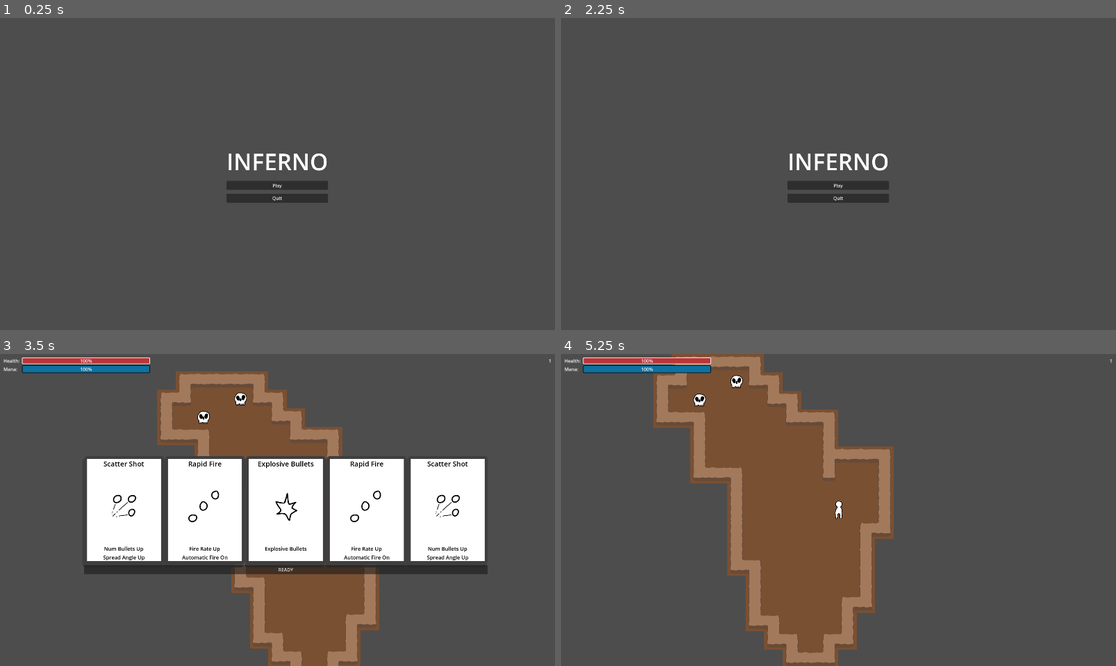
Above: before the commit, frames 1-4 (two rows, left to right).
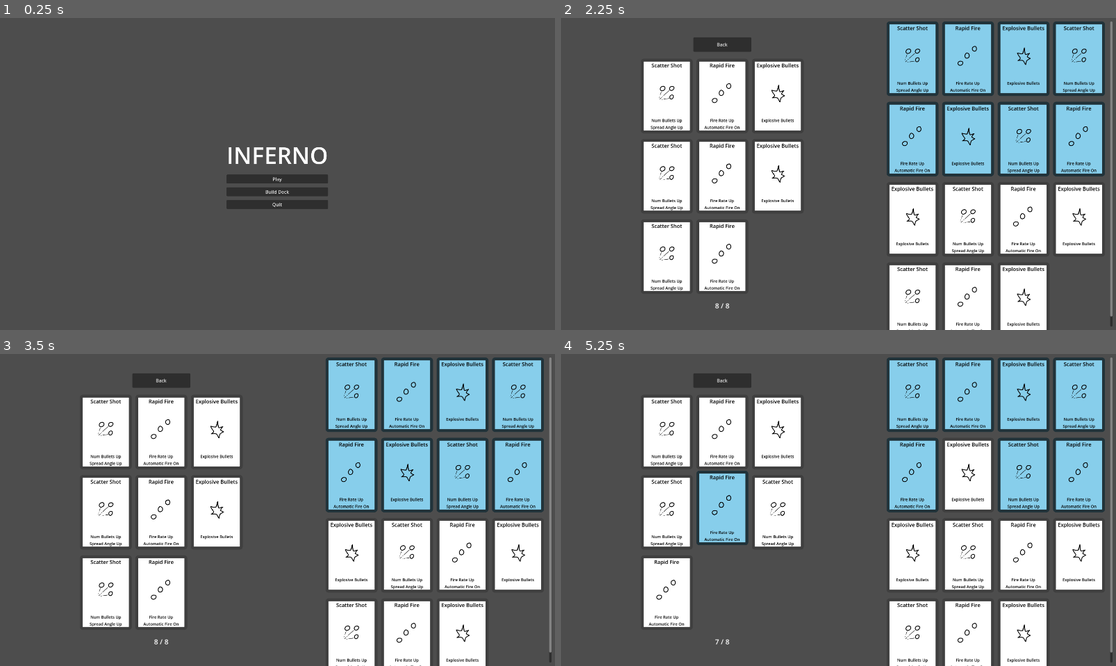
Above: after the commit, the same moments.

Repository: wpuerner/inferno
Game: Godot game, scene res://scenes/main_menu.tscn
The game is run twice, just before and just after one commit, with the same random seed, the same clock (stepped at 60 frames per second) and the same inputs.
Inputs (mouse positions are in pixels of both pictures, inside the frame that each line leads up to):
- Up to frame 1 (0.25 s): no input
- Up to frame 2 (2.25 s): click (838, 192) at 0.5 s, where only the run after the commit has a clickable "Build Deck"; click (721, 46) at 1.25 s, where only the run after the commit has a clickable "Back"; click (838, 192) at 2 s, where only the run after the commit has a clickable "Build Deck"
- Up to frame 3 (3.5 s): click (277, 522) at 2.75 s, where only the run before the commit has a clickable "Play"
- Up to frame 4 (5.25 s): click (849, 569) at 3.5 s, where only the run before the commit has a clickable "READY"; tap Enter at 4.25 s; move the mouse to (960, 494) at 4.27 s; press the mouse at (960, 494) at 4.28 s; hold D (move_right) 4.28-5.03 s; move the mouse to (727, 525) at 5.02 s; release the mouse at (727, 525) at 5.03 s; hold S (move_down) from 5.03 s (still down); click (727, 525) at 5.1 s

The runs differ from the first frame. In frame 1, 1.9% of the frame differs, in the area x 40-60%, y 41-62%; in frame 2, 46%; in frame 3, 57%; in frame 4, 62%, in the area x 0-100%, y 0-100%.

Commit message:
add deck selector to choose which cards to take

Diff:
--- a/menu_handler.gd
+++ /dev/null
@@ -1,11 +0,0 @@
-extends Node
-
-func activate_menu():
-	var main = get_node("/root/Main")
-	if is_instance_valid(main): main.queue_free()
-	get_tree().root.add_child(preload("res://scenes/main_menu.tscn").instantiate())
-
-func activate_game():
-	var menu = get_node("/root/MainMenu")
-	if is_instance_valid(menu): menu.queue_free()
-	get_tree().root.add_child(preload("res://scenes/main.tscn").instantiate())
--- a/project.godot
+++ b/project.godot
@@ -18,7 +18,8 @@
 [autoload]
 
 EventBus="*res://event_bus.gd"
-MenuHandler="*res://menu_handler.gd"
+MenuHandler="*res://scenes/handlers/menu_handler.gd"
+RunePool="*res://scenes/handlers/rune_pool.gd"
 
 [debug]
 
--- a/scenes/environment/level/level.tscn
+++ b/scenes/environment/level/level.tscn
@@ -626,7 +626,7 @@
 layer_1/name = "floors"
 layer_1/z_index = -1
 layer_1/navigation_enabled = false
-layer_1/tile_data = PackedInt32Array(393219, 2, 1, 458756, 131074, 3, 458757, 131074, 3, 458758, 131074, 3, 458759, 131074, 3, 458760, 131074, 3, 458761, 131074, 3, 458762, 131074, 3, 458763, 131074, 3, 458764, 196610, 2, 458755, 65538, 2, 393228, 2, 1, 327692, 2, 1, 262156, 2, 1, 196620, 2, 1, 131084, 196610, 0, 131083, 131074, 3, 131082, 131074, 3, 131081, 131074, 3, 131080, 131074, 3, 131079, 131074, 3, 131078, 131074, 3, 131077, 131074, 3, 131076, 131074, 3, 131075, 65538, 0, 196611, 2, 1, 262147, 2, 1, 327683, 2, 1)
+layer_1/tile_data = PackedInt32Array()
 
 [node name="NavigationRegion2D" type="NavigationRegion2D" parent="."]
 navigation_polygon = SubResource("NavigationPolygon_lxs8k")
--- a/scenes/handlers/deck_handler.gd
+++ b/scenes/handlers/deck_handler.gd
@@ -2,14 +2,10 @@
 
 @onready var event_bus: Node = get_node("/root/EventBus")
 @onready var main: Node = get_node("/root/Main")
+@onready var rune_pool: Node = get_node("/root/RunePool")
 @onready var hand_control: Control = main.find_child("Hand")
 @onready var hand_container: Control = main.find_child("HandContainer")
 
-var rune_scene_paths: PackedStringArray = [
-	"res://scenes/runes/scatter_shot/scatter_shot.tscn",
-	"res://scenes/runes/rapid_fire/rapid_fire.tscn",
-	"res://scenes/runes/explosive/explosive.tscn"
-]
 var hand: Array[Rune]
 var selected_runes: Array[Rune]
 var deck: Array[Rune]
@@ -18,14 +14,7 @@
 func _ready():
 	event_bus.game_restarted.connect(_shuffle)
 	event_bus.pre_level_started.connect(_open_hand)
-	_generate_deck()
-
-func _generate_deck():
-	for i in 10:
-		var rune_scene_path = rune_scene_paths[i % 3]
-		var rune = load(rune_scene_path).instantiate()
-		add_child(rune)
-		deck.append(rune)
+	deck = rune_pool.get_deck()
 	_shuffle()
 
 func _shuffle():
@@ -37,12 +26,13 @@
 	for i in 5:
 		if deck.is_empty(): _shuffle()
 		var rune = deck.pop_back()
+		if rune == null: break
 		hand.append(rune)
 		var rune_card = preload("res://scenes/runes/rune_card/rune_card.tscn").instantiate()
-		hand_control.add_child(rune_card)
 		rune_card.selection_state_changed.connect(_change_rune_selection_state)
 		rune_card.rune = rune
-		hand_container.visible = true
+		hand_control.add_child(rune_card)
+	hand_container.visible = true
 
 func _on_button_pressed():
 	_activate_hand()
--- /dev/null
+++ b/scenes/handlers/menu_handler.gd
@@ -0,0 +1,20 @@
+extends Node
+
+func activate_menu():
+	var current_node: Node
+	if has_node("/root/Main"):
+		current_node = get_node("/root/Main")
+	elif has_node("/root/DeckSelector"):
+		current_node = get_node("/root/DeckSelector")
+	current_node.queue_free()
+	get_tree().root.add_child(preload("res://scenes/main_menu.tscn").instantiate())
+
+func activate_game():
+	var menu = get_node("/root/MainMenu")
+	if is_instance_valid(menu): menu.queue_free()
+	get_tree().root.add_child(preload("res://scenes/main.tscn").instantiate())
+
+func activate_deck_selector():
+	var menu = get_node("/root/MainMenu")
+	if is_instance_valid(menu): menu.queue_free()
+	get_tree().root.add_child(preload("res://scenes/menu/deck_selector/deck_selector.tscn").instantiate())
--- /dev/null
+++ b/scenes/handlers/rune_pool.gd
@@ -0,0 +1,27 @@
+extends Node
+
+var rune_scene_paths: PackedStringArray = [
+	"res://scenes/runes/scatter_shot/scatter_shot.tscn",
+	"res://scenes/runes/rapid_fire/rapid_fire.tscn",
+	"res://scenes/runes/explosive/explosive.tscn"
+]
+
+func _ready():
+	_generate_rune_pool()
+
+func _generate_rune_pool():
+	for i in 15:
+		var rune_scene_path = rune_scene_paths[i % 3]
+		var rune = load(rune_scene_path).instantiate()
+		if get_child_count() < 8: rune.is_in_deck = true
+		add_child(rune)
+
+func get_deck() -> Array[Rune]:
+	var runes: Array[Rune] = []
+	for rune in get_children():
+		if rune.is_in_deck:
+			runes.append(rune)
+	return runes
+
+func get_runes():
+	return get_children()
--- a/scenes/main_menu.tscn
+++ b/scenes/main_menu.tscn
@@ -10,6 +10,9 @@
 
 func _on_quit_button_pressed():
 	get_tree().quit()
+
+func _on_deck_selector_button_pressed():
+	menu_handler.activate_deck_selector()
 "
 
 [node name="MainMenu" type="Node"]
@@ -36,9 +39,14 @@
 layout_mode = 2
 text = "Play"
 
+[node name="DeckSelectorButton" type="Button" parent="CenterContainer/VBoxContainer"]
+layout_mode = 2
+text = "Build Deck"
+
 [node name="QuitButton" type="Button" parent="CenterContainer/VBoxContainer"]
 layout_mode = 2
 text = "Quit"
 
 [connection signal="pressed" from="CenterContainer/VBoxContainer/PlayButton" to="." method="_on_play_button_pressed"]
+[connection signal="pressed" from="CenterContainer/VBoxContainer/DeckSelectorButton" to="." method="_on_deck_selector_button_pressed"]
 [connection signal="pressed" from="CenterContainer/VBoxContainer/QuitButton" to="." method="_on_quit_button_pressed"]
--- /dev/null
+++ b/scenes/menu/deck_selector/deck_selector.gd
@@ -0,0 +1,50 @@
+extends Node
+
+@onready var menu_handler: Node = get_node("/root/MenuHandler")
+@onready var rune_pool: Node = get_node("/root/RunePool")
+@onready var runes = rune_pool.get_runes()
+@onready var deck_control: Control = find_child("Deck")
+@onready var rune_pool_control: Control = find_child("RunePool")
+@onready var rune_count_label: Label = find_child("RuneCountLabel")
+
+var rune_to_pool_map = {}
+var rune_to_deck_map = {}
+var max_rune_count: int = 8
+
+func _ready():
+	for rune in runes:
+		var rune_card: Control = preload("res://scenes/runes/rune_card/rune_card.tscn").instantiate()
+		rune_card.rune = rune
+		rune_to_pool_map[rune] = rune_card
+		rune_card.selection_state_changed.connect(_handle_rune_pool_selection)
+		rune_pool_control.add_child(rune_card)
+		if rune.is_in_deck:
+			rune_card.is_selected = true
+			_add_rune_to_deck(rune)
+
+func _handle_rune_pool_selection(rune: Rune, selected):
+	if selected and deck_control.get_child_count() >= max_rune_count:
+		rune_to_pool_map[rune].is_selected = false
+	elif selected:
+		_add_rune_to_deck(rune)
+	else:
+		_remove_rune_from_deck(rune)
+
+func _add_rune_to_deck(rune: Rune):
+	rune.is_in_deck = true
+	var deck_card: Control = preload("res://scenes/runes/rune_card/rune_card.tscn").instantiate()
+	deck_card.rune = rune
+	rune_to_deck_map[rune] = deck_card
+	deck_control.add_child(deck_card)
+	_update_rune_count_label(deck_control.get_child_count())
+
+func _remove_rune_from_deck(rune: Rune):
+	rune.is_in_deck = false
+	rune_to_deck_map[rune].queue_free()
+	_update_rune_count_label(deck_control.get_child_count()-1)
+
+func _update_rune_count_label(count: int):
+	rune_count_label.text = str(count) + " / " + str(max_rune_count)
+
+func _on_back_button_pressed():
+	menu_handler.activate_menu()
--- /dev/null
+++ b/scenes/menu/deck_selector/deck_selector.tscn
@@ -0,0 +1,62 @@
+[gd_scene load_steps=2 format=3 uid="uid://bgeh7l0s02q8g"]
+
+[ext_resource type="Script" path="res://scenes/menu/deck_selector/deck_selector.gd" id="1_owh50"]
+
+[node name="DeckSelector" type="Node"]
+script = ExtResource("1_owh50")
+
+[node name="MarginContainer" type="MarginContainer" parent="."]
+anchors_preset = 15
+anchor_right = 1.0
+anchor_bottom = 1.0
+grow_horizontal = 2
+grow_vertical = 2
+theme_override_constants/margin_left = 12
+theme_override_constants/margin_top = 12
+theme_override_constants/margin_right = 12
+theme_override_constants/margin_bottom = 12
+
+[node name="HBoxContainer" type="HBoxContainer" parent="MarginContainer"]
+layout_mode = 2
+
+[node name="VBoxContainer" type="VBoxContainer" parent="MarginContainer/HBoxContainer"]
+custom_minimum_size = Vector2(500, 0)
+layout_mode = 2
+size_flags_horizontal = 3
+theme_override_constants/separation = 24
+alignment = 1
+
+[node name="BackButton" type="Button" parent="MarginContainer/HBoxContainer/VBoxContainer"]
+custom_minimum_size = Vector2(200, 50)
+layout_mode = 2
+size_flags_horizontal = 4
+size_flags_vertical = 0
+text = "Back"
+
+[node name="Deck" type="GridContainer" parent="MarginContainer/HBoxContainer/VBoxContainer"]
+layout_mode = 2
+size_flags_horizontal = 4
+theme_override_constants/h_separation = 12
+theme_override_constants/v_separation = 20
+columns = 3
+
+[node name="RuneCountLabel" type="Label" parent="MarginContainer/HBoxContainer/VBoxContainer"]
+layout_mode = 2
+theme_override_font_sizes/font_size = 24
+text = "8 / 8"
+horizontal_alignment = 1
+
+[node name="ScrollContainer" type="ScrollContainer" parent="MarginContainer/HBoxContainer"]
+clip_contents = false
+custom_minimum_size = Vector2(800, 0)
+layout_mode = 2
+size_flags_horizontal = 8
+
+[node name="RunePool" type="GridContainer" parent="MarginContainer/HBoxContainer/ScrollContainer"]
+layout_mode = 2
+size_flags_horizontal = 6
+theme_override_constants/h_separation = 12
+theme_override_constants/v_separation = 20
+columns = 4
+
+[connection signal="pressed" from="MarginContainer/HBoxContainer/VBoxContainer/BackButton" to="." method="_on_back_button_pressed"]
--- a/scenes/runes/rune.gd
+++ b/scenes/runes/rune.gd
@@ -4,6 +4,8 @@
 @export var texture: Texture
 
 @onready var modifiers: Array[Modifier] = _get_modifiers()
+
+var is_in_deck: bool = false
 
 func activate():
 	if modifiers.size() == 0:
--- a/scenes/runes/rune_card/modifier_label.tscn
+++ b/scenes/runes/rune_card/modifier_label.tscn
@@ -4,7 +4,7 @@
 offset_right = 128.0
 offset_bottom = 26.0
 theme_override_colors/font_color = Color(0, 0, 0, 1)
-theme_override_font_sizes/font_size = 18
+theme_override_font_sizes/font_size = 14
 text = "MODIFIER NAME"
 horizontal_alignment = 1
 vertical_alignment = 1
--- a/scenes/runes/rune_card/rune_card.tscn
+++ b/scenes/runes/rune_card/rune_card.tscn
@@ -13,14 +13,16 @@
 @onready var vbox_container: VBoxContainer = find_child(\"VBoxContainer\")
 
 var is_hovered: bool = false
-var is_selected: bool = false
+var is_selected: bool = false:
+	set(value):
+		is_selected = value
+		modulate = Color.SKY_BLUE if is_selected else Color.WHITE
 var default_position: Vector2
-var default_modulate: Color
 var tween: Tween
-var rune: Rune:
-	set(value):
-		rune = value
-		_generate()
+var rune: Rune
+
+func _ready():
+	_generate()
 
 func _on_mouse_entered():
 	is_hovered = true
@@ -42,10 +44,6 @@
 func _toggle_selection_state():
 	is_selected = !is_selected
 	selection_state_changed.emit(rune, is_selected)
-	if !default_modulate: default_modulate = modulate
-	if tween: tween.kill()
-	tween = create_tween()
-	tween.tween_property(self, \"modulate\", Color.SKY_BLUE if is_selected else default_modulate, 0.1)
 
 func _generate():
 	display_name_label.text = rune.display_name
@@ -54,14 +52,14 @@
 		var modifier_label = preload(\"res://scenes/runes/rune_card/modifier_label.tscn\").instantiate()
 		vbox_container.add_child(modifier_label)
 		modifier_label.text = display_name
+	modulate = Color.SKY_BLUE if is_selected else Color.WHITE
 "
 
 [node name="RuneCard" type="PanelContainer"]
-custom_minimum_size = Vector2(40, 50)
-offset_left = 10.0
-offset_top = 10.0
-offset_right = 266.0
-offset_bottom = 307.0
+clip_contents = true
+custom_minimum_size = Vector2(180, 50)
+offset_right = 220.0
+offset_bottom = 314.0
 theme_override_styles/panel = ExtResource("1_6kmqc")
 script = SubResource("GDScript_ag2pn")
 
@@ -71,14 +69,16 @@
 [node name="DisplayNameLabel" type="Label" parent="VBoxContainer"]
 layout_mode = 2
 theme_override_colors/font_color = Color(0, 0, 0, 1)
-theme_override_font_sizes/font_size = 24
+theme_override_font_sizes/font_size = 18
 text = "DISPLAY NAME"
 horizontal_alignment = 1
 vertical_alignment = 1
 
 [node name="TextureRect" type="TextureRect" parent="VBoxContainer"]
+clip_contents = true
 layout_mode = 2
 texture = ExtResource("1_c4kq1")
+expand_mode = 4
 
 [connection signal="mouse_entered" from="." to="." method="_on_mouse_entered"]
 [connection signal="mouse_exited" from="." to="." method="_on_mouse_exited"]
--- a/scenes/runes/rune_card/rune_card_panel_style.tres
+++ b/scenes/runes/rune_card/rune_card_panel_style.tres
@@ -11,6 +11,3 @@
 corner_radius_top_right = 10
 corner_radius_bottom_right = 10
 corner_radius_bottom_left = 10
-shadow_color = Color(0.239216, 0.239216, 0.239216, 0.882353)
-shadow_size = 3
-shadow_offset = Vector2(-5, 10)
Not shown, added: scenes/menu/deck_selector/dec511E.tmp
